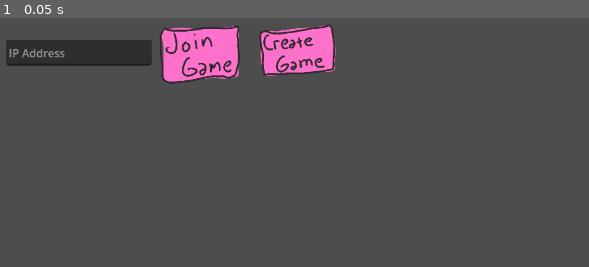
Above: before the commit, frame 1.
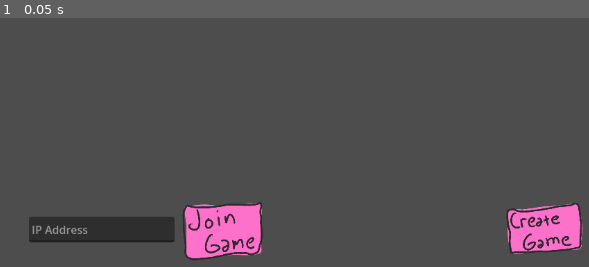
Above: after the commit, the same moment.

Repository: maxrchung/ride_in_the_rain
Game: Godot game, scene res://start.tscn
The game is run twice, just before and just after one commit, with the same random seed, the same clock (stepped at 60 frames per second) and the same inputs.
Inputs:
- Up to frame 1 (0.05 s): no input

The runs differ from the first frame. In frame 1, 15% of the frame differs, in the area x 1-99%, y 2-98%.

Commit message:
adjust start ui placement

Diff:
--- a/start.tscn
+++ b/start.tscn
@@ -12,10 +12,10 @@
 script = ExtResource("1_u02kx")
 
 [node name="CreateButton" type="TextureButton" parent="."]
-offset_left = 442.0
-offset_top = 99.0
-offset_right = 954.0
-offset_bottom = 611.0
+offset_left = 798.0
+offset_top = 356.0
+offset_right = 1310.0
+offset_bottom = 868.0
 scale = Vector2(0.25, 0.25)
 texture_normal = ExtResource("2_x0q0c")
 
@@ -38,18 +38,18 @@
 texture_normal = ExtResource("4_5v2yp")
 
 [node name="JoinButton" type="TextureButton" parent="."]
-offset_left = 303.0
-offset_top = 101.0
-offset_right = 815.0
-offset_bottom = 613.0
+offset_left = 336.0
+offset_top = 356.0
+offset_right = 848.0
+offset_bottom = 868.0
 scale = Vector2(0.25, 0.25)
 texture_normal = ExtResource("3_hde24")
 
 [node name="IpInput" type="LineEdit" parent="."]
-offset_left = 88.0
-offset_top = 140.0
-offset_right = 298.0
-offset_bottom = 177.0
+offset_left = 121.0
+offset_top = 395.0
+offset_right = 331.0
+offset_bottom = 432.0
 theme = SubResource("Theme_vnyu2")
 placeholder_text = "IP Address"
 
Not shown: 1 places in gameobjects/biker.tscn that only renumber resources
